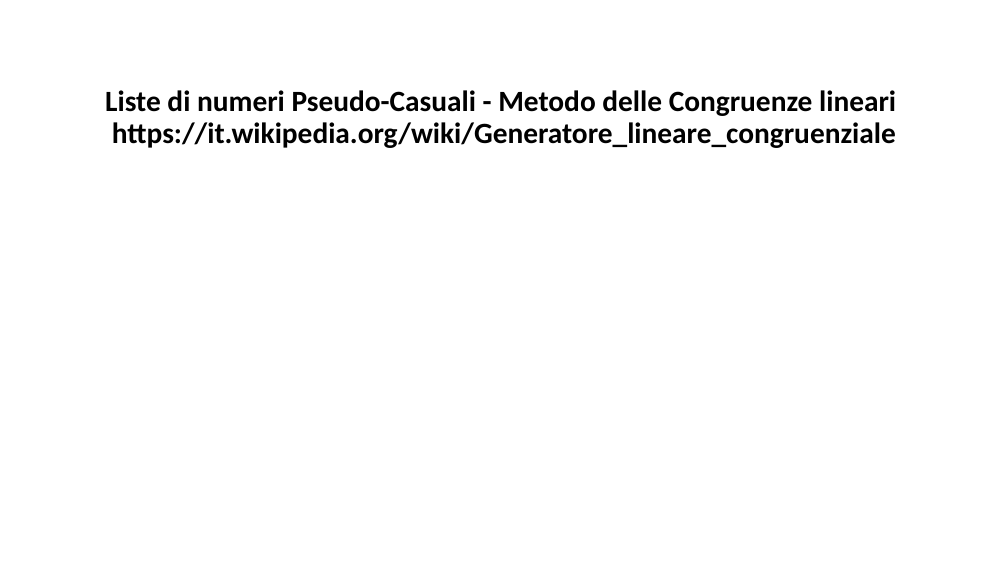
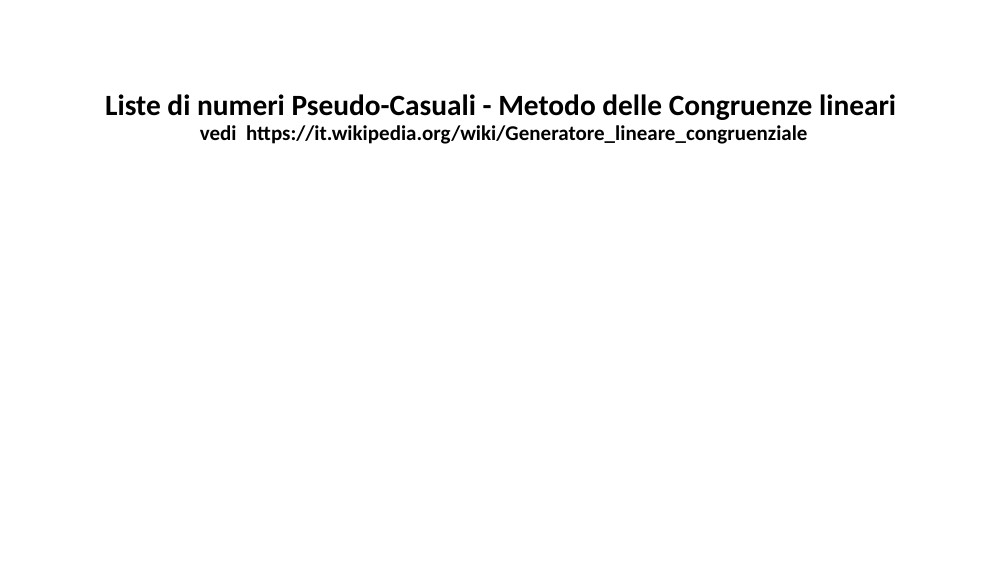
Before and after one commit to marcomonte94/Montecarlo, a slide deck: slide 16 of Slide Corso Metodi Montecarlo.pptx. Drawn at 1008x567 pixels with LibreOffice and Linux fonts; fonts in the diff are those of the drawing; grey boxes stand for pictures. Boxes give left, top, right and bottom in pixels: in the first picture for what was removed or moved away, otherwise in the second. Text is boxed around its words. In the diff, an @@ line names an element or a change of style, - is before the commit and + after.

```diff
--- a/Slide Corso Metodi Montecarlo.pptx
+++ b/Slide Corso Metodi Montecarlo.pptx
@@ title at bbox=[105, 94, 896, 144]: text changed; size 28 to 20 pt @@
-Liste di numeri Pseudo-Casuali - Metodo delle Congruenze lineari
-https://it.wikipedia.org/wiki/Generatore_lineare_congruenziale
+Liste di numeri Pseudo-Casuali - Metodo delle Congruenze lineari
+vedi https://it.wikipedia.org/wiki/Generatore_lineare_congruenziale
```
Also in this commit, not shown: 18 other slides changed, 16 slides added, 2 slides removed, 3 other files.
